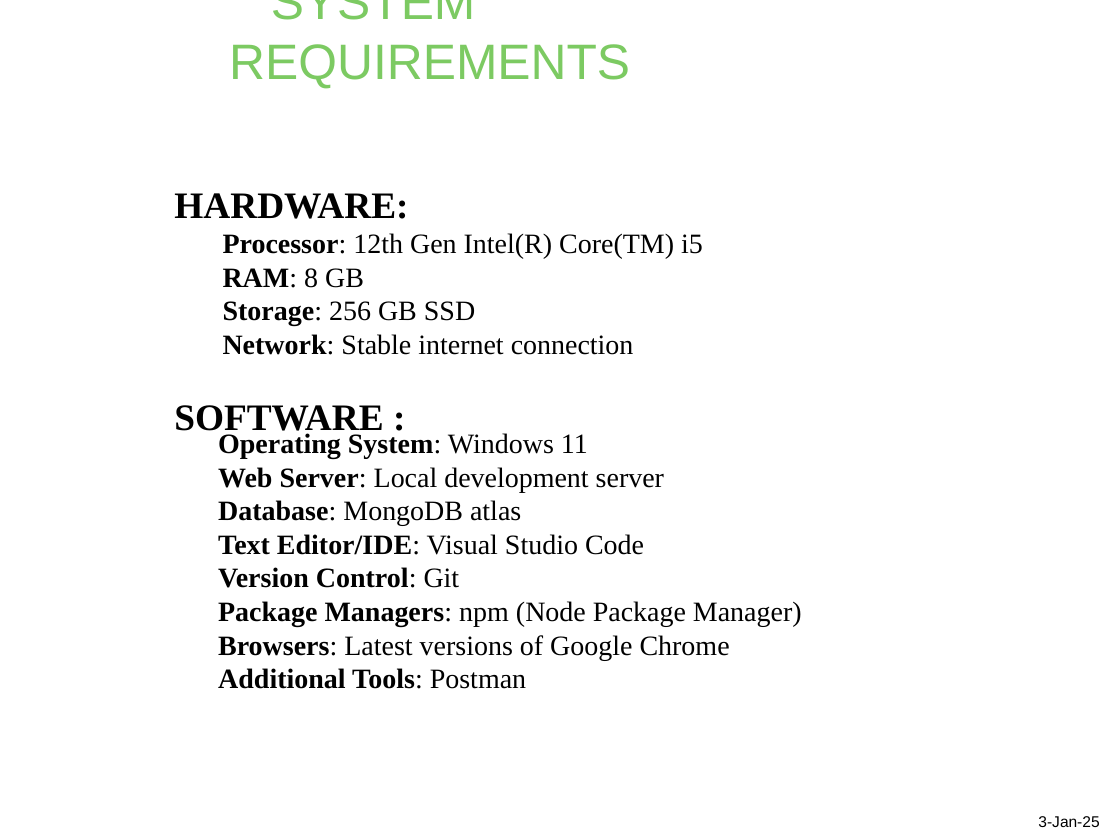
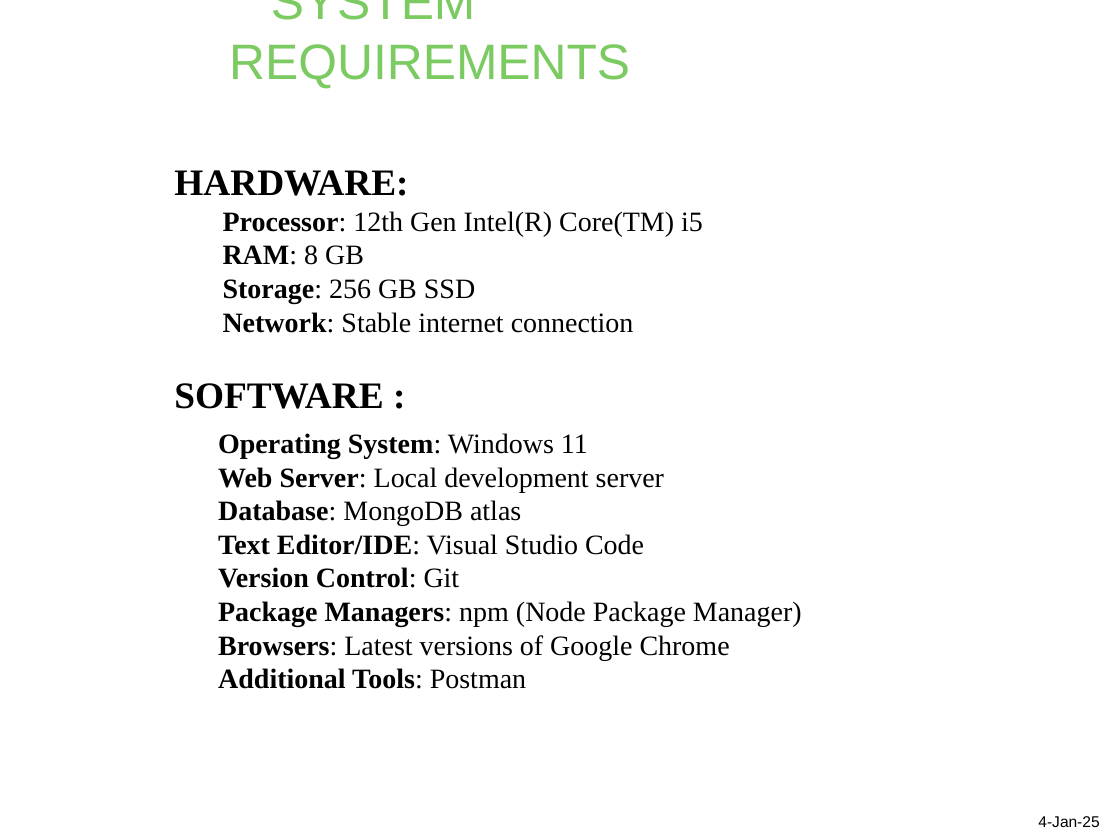
Before and after one commit to PavishK/Final_year_project_2, a slide deck: slide 4 of Project_documents/PPT/SMT_1.pptx. Drawn at 1120x840 pixels with LibreOffice and Linux fonts; fonts in the diff are those of the drawing; background and template pictures are left out. Boxes give left, top, right and bottom in pixels: in the first picture for what was removed or moved away, otherwise in the second. Text is boxed around its words. In the diff, an @@ line names an element or a change of style, - is before the commit and + after.

```diff
--- a/Project_documents/PPT/SMT_1.pptx
+++ b/Project_documents/PPT/SMT_1.pptx
@@ text "HARDWARE:" rewrapped from <box>174,193,703,438</box> to <box>174,170,703,409</box> @@
@@ text at <box>1038,816,1099,827</box>: text changed @@
-3-Jan-25
+4-Jan-25
```
Also in this commit, not shown: 13 other slides changed, 26 other files.
